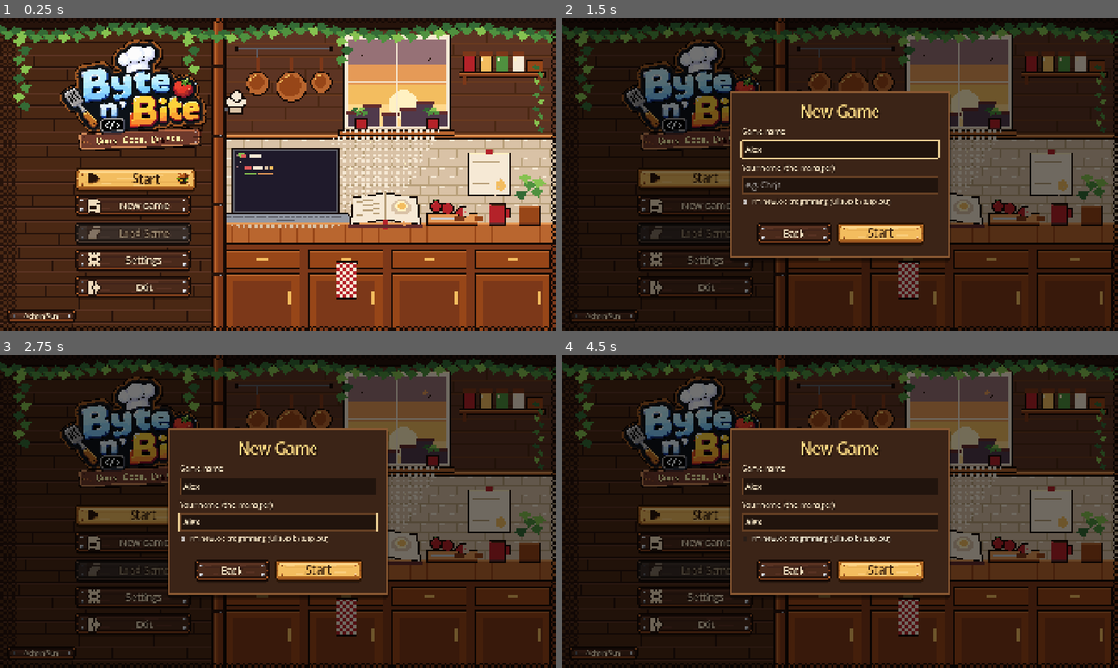
Above: before the commit, frames 1-4 (two rows, left to right).
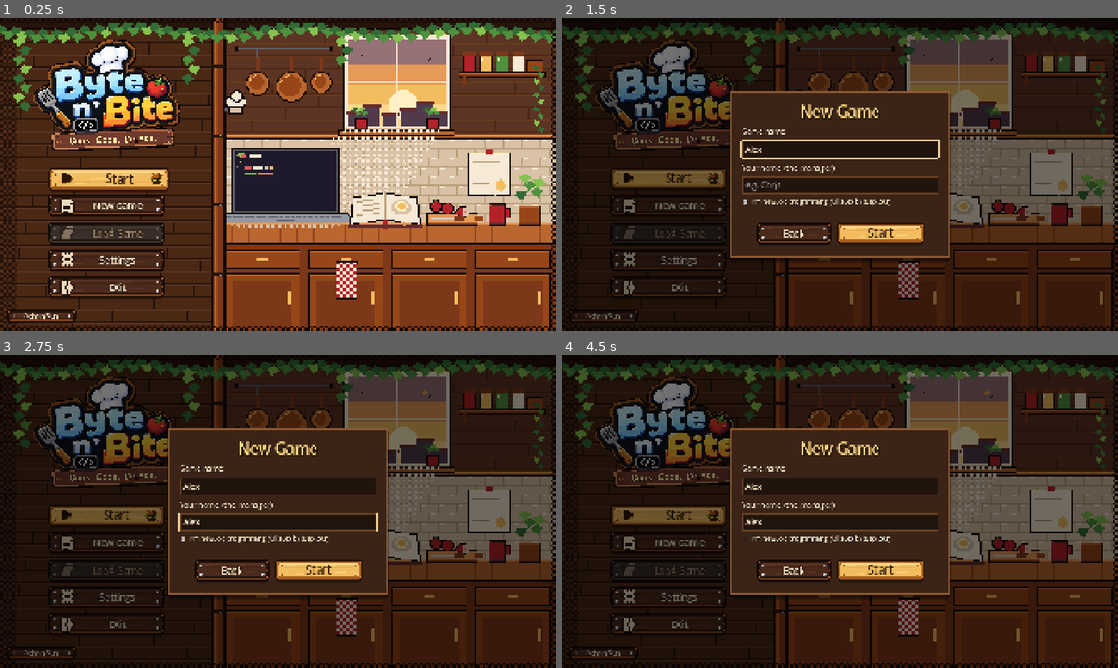
Above: after the commit, the same moments.

Repository: cgpatz/Byte-n-Bite
Game: Godot game, scene res://scenes/main_menu/MainMenu.tscn
Two runs of this game, one before a commit and one after it. Both use one fixed random seed, a clock stepped at 60 frames per second and the inputs below.
Inputs (mouse positions are in pixels of both pictures, inside the frame that each line leads up to):
- Up to frame 1 (0.25 s): no input
- Up to frame 2 (1.5 s): click "Start" at 0.5 s; click (840, 146) at 1.27 s; type "Alex" at 1.35 s
- Up to frame 3 (2.75 s): click (278, 520) at 1.5 s; type "Alex" at 1.58 s; click "Start" at 2 s
- Up to frame 4 (4.5 s): click "New Game" at 2.75 s; click "New Game" at 3.5 s; click "I'm new to C programming (ful…" at 4.25 s

The runs differ from the first frame. In frame 1, 11% of the frame differs, in the area x 6-38%, y 6-89%; in frame 2, 6.7%; in frame 3, 6.7%; in frame 4, 6.7%.

Commit message:
Main menu: logo and buttons centered on the brick wall of the Code Corner background
Co-Authored-By: Claude Opus 5.5 <noreply@anthropic.com>
Claude-Session: https://claude.ai/code/session_01NeiSajwQCLTWBjc7kvo1js

Diff:
--- a/scenes/main_menu/MainMenu.tscn
+++ b/scenes/main_menu/MainMenu.tscn
@@ -33,9 +33,9 @@
 
 [node name="MenuColumn" type="VBoxContainer" parent="." unique_id=1990715131]
 layout_mode = 0
-offset_left = 200.0
+offset_left = 110.0
 offset_top = 60.0
-offset_right = 720.0
+offset_right = 630.0
 offset_bottom = 1020.0
 theme_override_constants/separation = 14
 
Not shown, added: assets/backgrounds/main_menu_bg_v8.png.import
Not shown, added: assets/backgrounds/main_menu_bg_v8_sheet.png.import
